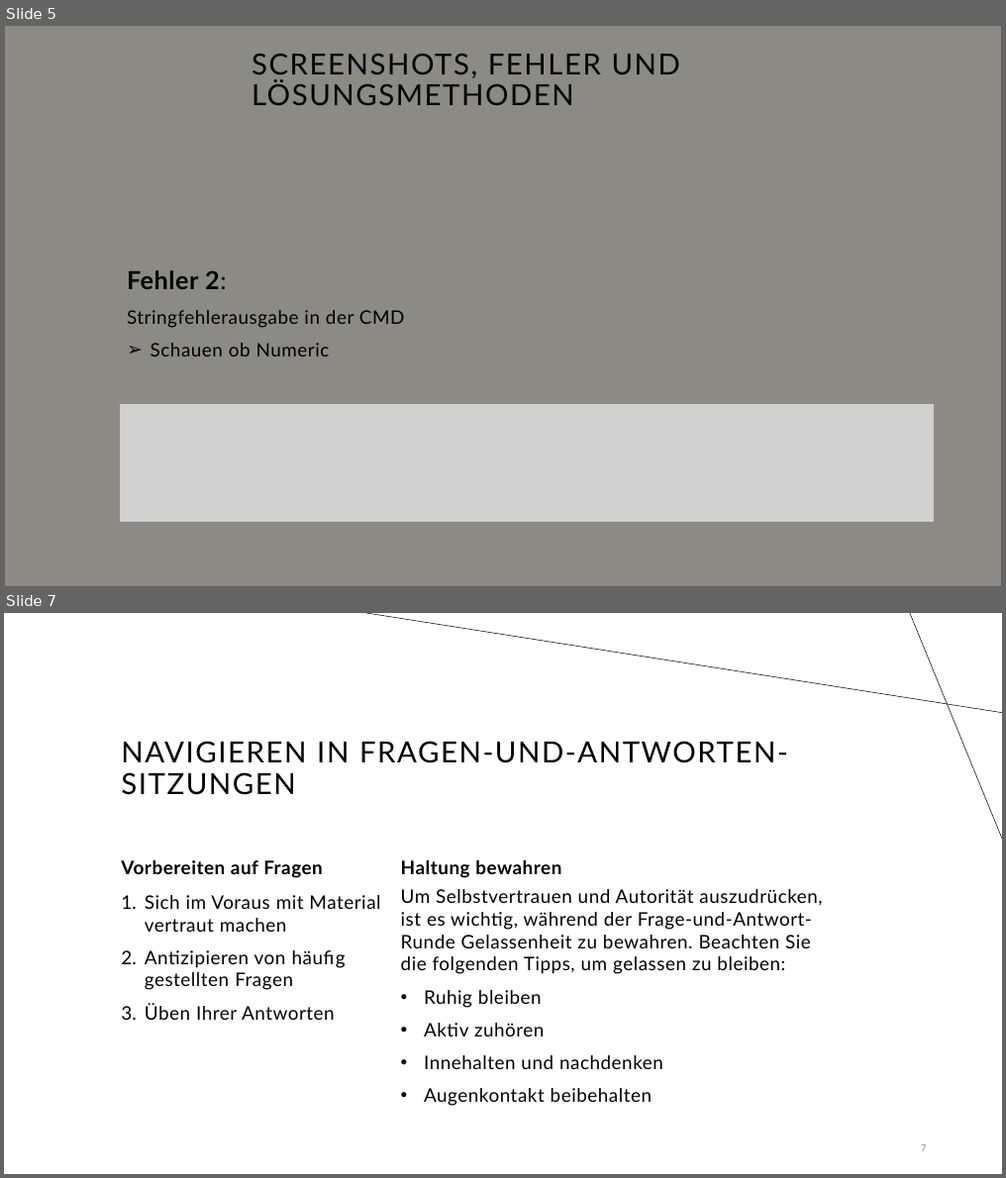
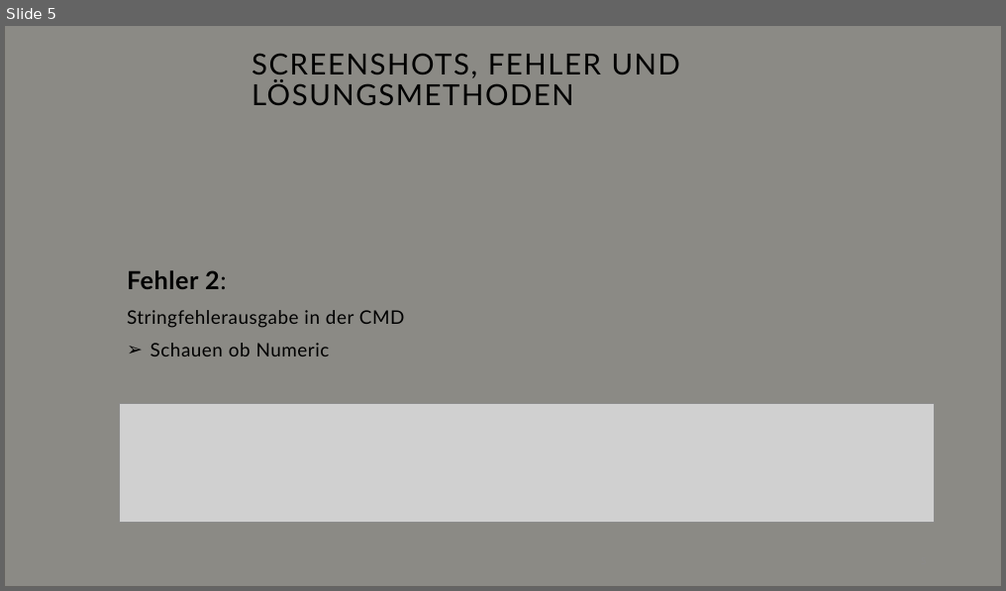
Before and after one commit to SecurityR4t/NotenVerwaltung, a slide deck: ProjektNotenverwaltung.pptx. Shown one above the other, each under a label of ours: slides 5 and 7 before the commit, slide 5 after it; the slides between them are not shown. The pictures are 1006x1178 and 1006x591 pixels, drawn with LibreOffice and Linux fonts; fonts in the diff are those of the drawing; grey boxes stand for pictures; background and template pictures are left out. Boxes give left, top, right and bottom in pixels: in the first picture for what was removed or moved away, otherwise in the second. Text is boxed around its words. In the diff, an @@ line names an element or a change of style, - is before the commit and + after.

```diff
--- a/ProjektNotenverwaltung.pptx
+++ b/ProjektNotenverwaltung.pptx
@@ slide 7 removed at [4,613,1002,1174], background #FFFFFF @@
@@ line removed from (1002, 713) to (366, 613) @@
@@ line removed from (910, 613) to (1002, 839) @@
@@ title removed at [121,741,788,795] @@
-NAVIGIEREN IN FRAGEN-UND-ANTWORTEN-SITZUNGEN
@@ text removed at [121,861,323,878] @@
-Vorbereiten auf Fragen
@@ text removed at [401,861,561,878] @@
-Haltung bewahren
@@ text removed at [145,895,380,1020] @@
-1. Sich im Voraus mit Material vertraut machen
-2. Antizipieren von häufig gestellten Fragen
-3. Üben Ihrer Antworten
@@ text removed at [401,889,822,1106] @@
-Um Selbstvertrauen und Autorität auszudrücken, ist es wichtig, während der Frage-und-Antwort-Runde Gelassenheit zu bewahren. Beachten Sie die folgenden Tipps, um gelassen zu bleiben:
-  • Ruhig bleiben
-  • Aktiv zuhören
-  • Innehalten und nachdenken
-  • Augenkontakt beibehalten
@@ page number removed at [921,1145,926,1152] @@
-7
```
Also in this commit, not shown: 1 slide changed, 3 slides added, 4 other slides removed.
